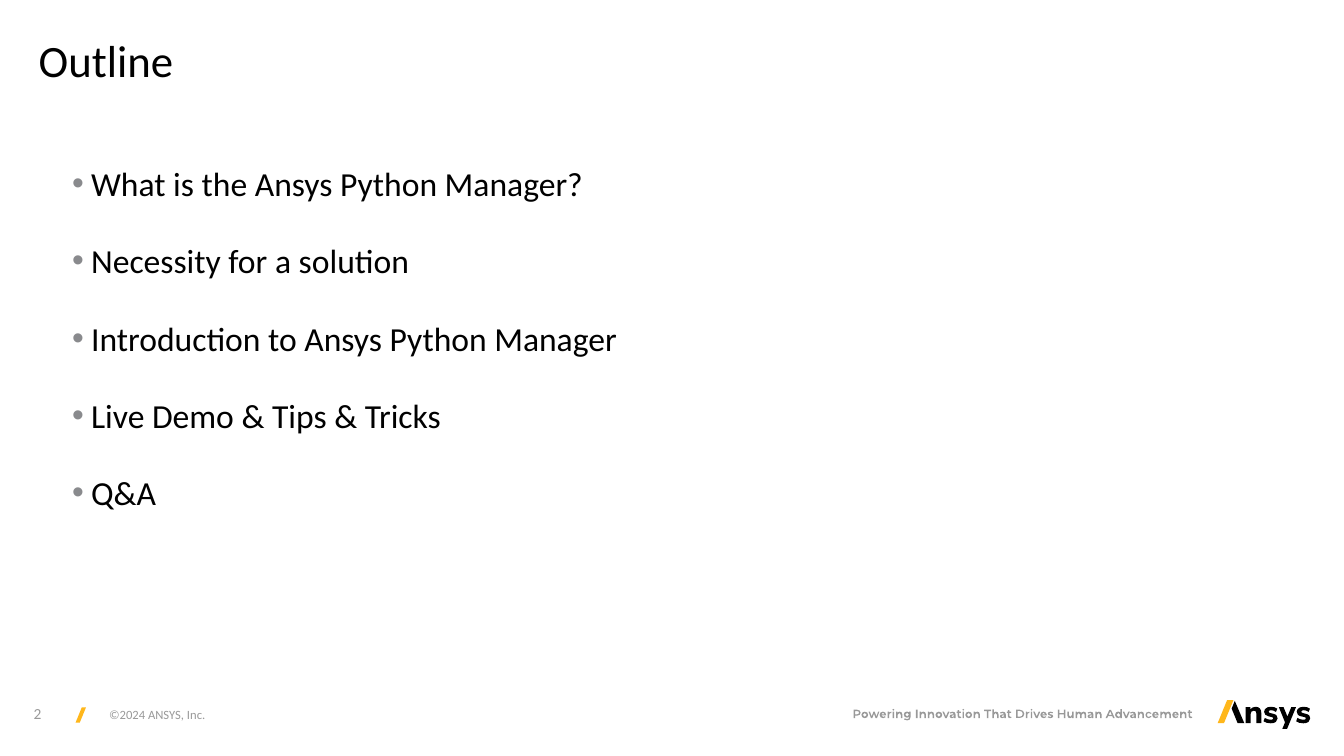
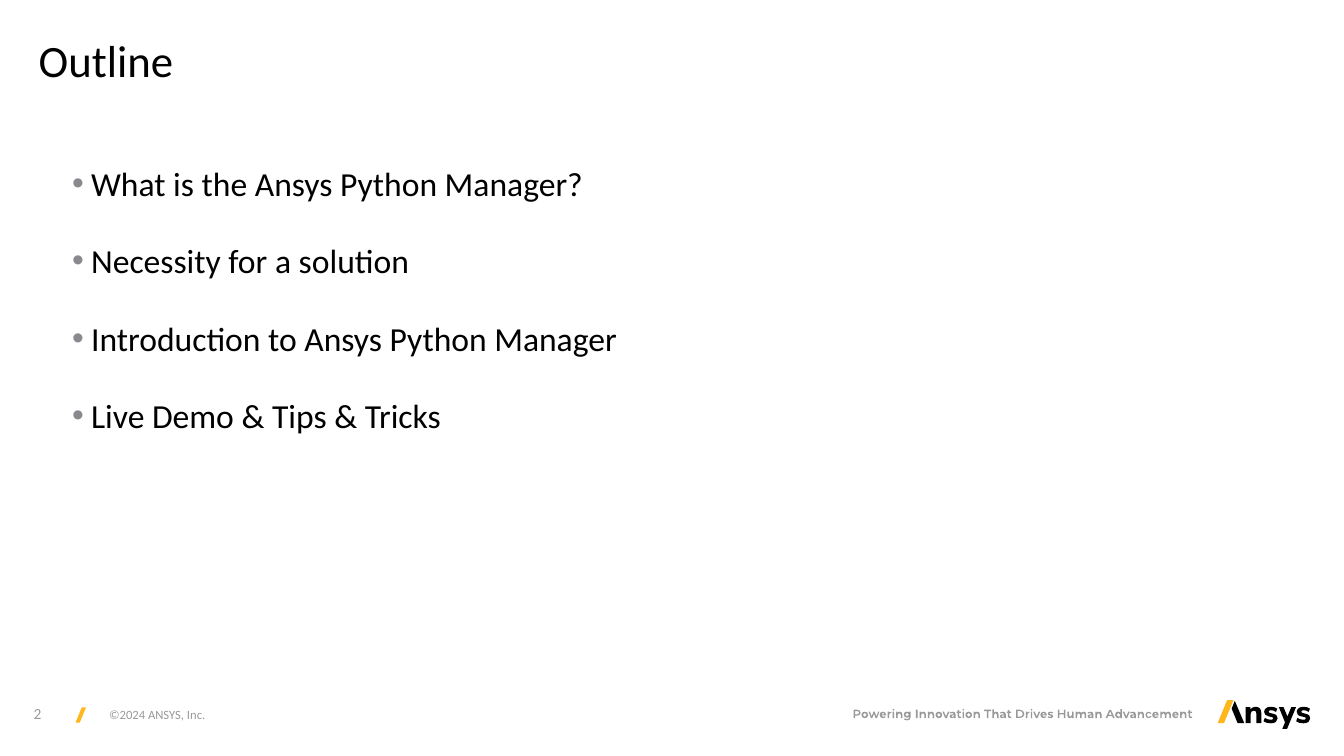
Before and after one commit to ansys/pycon-india-2024, a slide deck: slide 2 of Content/Ansys_Python_Manager_PyCon_India_2024.pptx. Drawn at 1344x756 pixels with LibreOffice and Linux fonts; fonts in the diff are those of the drawing. Boxes give left, top, right and bottom in pixels: in the first picture for what was removed or moved away, otherwise in the second. Text is boxed around its words. In the diff, an @@ line names an element or a change of style, - is before the commit and + after.

```diff
--- a/Content/Ansys_Python_Manager_PyCon_India_2024.pptx
+++ b/Content/Ansys_Python_Manager_PyCon_India_2024.pptx
@@ text at [91, 482, 156, 510]: paragraph removed @@
-• Q&A
```
Also in this commit, not shown: 3 other slides changed, 2 slides removed.
